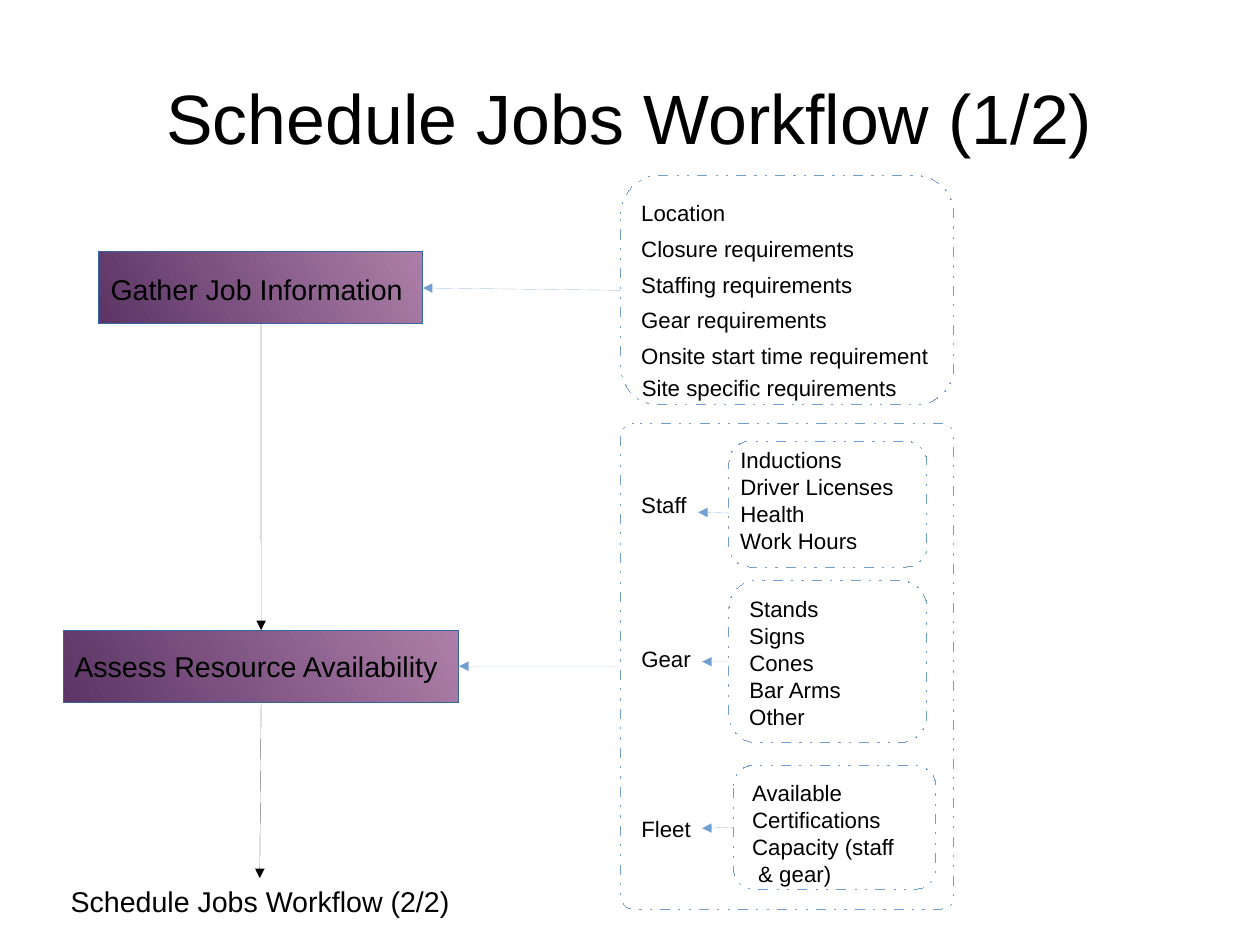
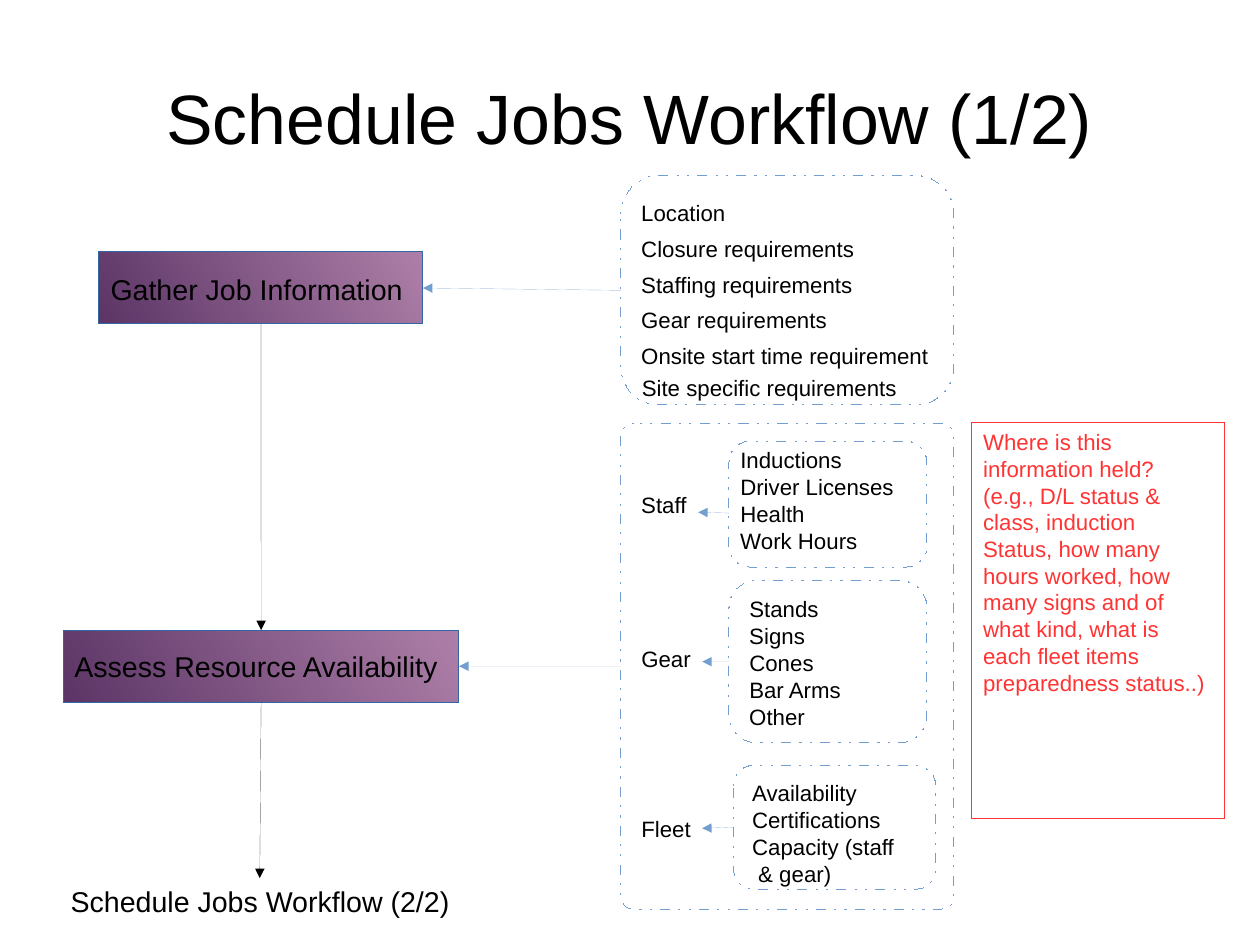
Before and after one commit to monkeysh1ne/TMNZ_Stuff, a slide deck: slide 4 of Workflows BP Models.odp (slide 3 before the commit). Drawn at 1260x945 pixels with LibreOffice and Linux fonts; fonts in the diff are those of the drawing. Boxes give left, top, right and bottom in pixels: in the first picture for what was removed or moved away, otherwise in the second. Text is boxed around its words. In the diff, an @@ line names an element or a change of style, - is before the commit and + after.

Commit message:
Added Scratchpad slide, further analysis Scheduled Jobs Workflow

```diff
--- a/Workflows BP Models.odp
+++ b/Workflows BP Models.odp
@@ rectangle added at (x1=972, y1=423, x2=1225, y2=819), outline #FF3333 0 pt, 14 pt, text #FF3333 @@
+Where is this information held?
+(e.g., D/L status & class, induction
+Status, how many hours worked, how many signs and of what kind, what is each fleet items preparedness status..)
@@ text removed at (x1=752, y1=785, x2=842, y2=802) @@
-Available
@@ text added at (x1=752, y1=785, x2=857, y2=806), 14 pt, text #000000 @@
+Availability
```
Also in this commit, not shown: 1 other slide changed, 1 slide added, 3 other files.
